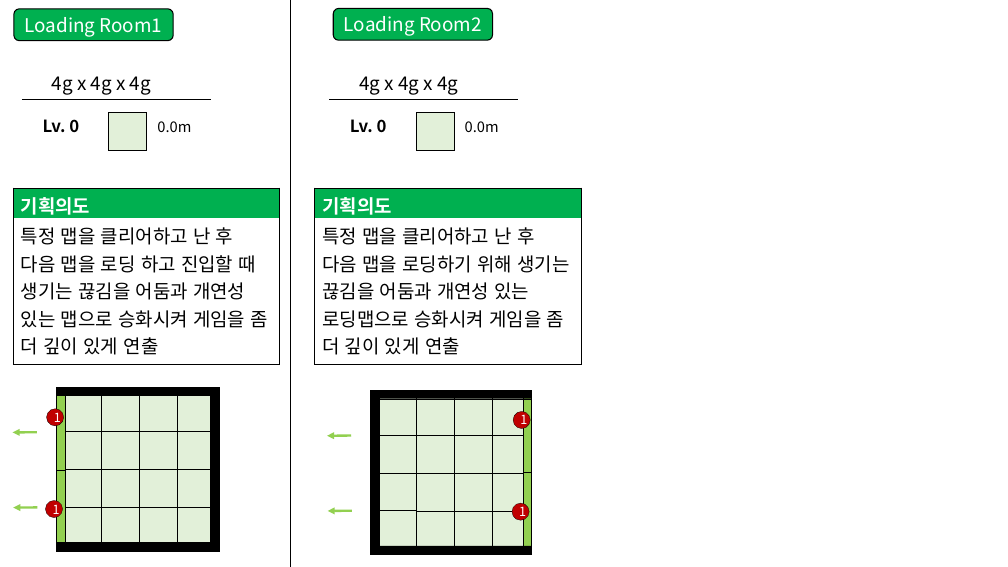
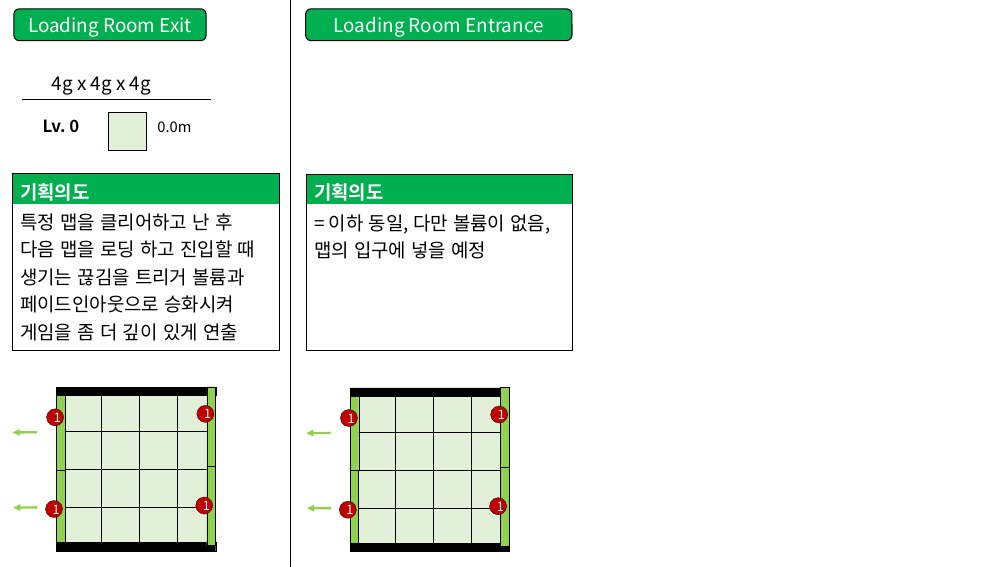
Before and after one commit to GGMGangsterHamster/GangsterHamster, a slide deck: slide 1 of Documents/Aphelios_LevelDesign.pptx. Drawn at 1008x567 pixels with LibreOffice and Linux fonts; fonts in the diff are those of the drawing. Boxes give left, top, right and bottom in pixels: in the first picture for what was removed or moved away, otherwise in the second. Text is boxed around its words. In the diff, an @@ line names an element or a change of style, - is before the commit and + after.

Commit message:
LevelDesign 업데이트(로딩룸), 튜토리얼 이미지 업로드

```diff
--- a/Documents/Aphelios_LevelDesign.pptx
+++ b/Documents/Aphelios_LevelDesign.pptx
@@ rounded rectangle "Loading Room Exit": place and size @@
-rounded rectangle "Loading Room Exit" at [14, 9, 173, 41]
+rounded rectangle "Loading Room Exit" at [14, 9, 206, 41]
@@ text in rounded rectangle at [28, 17, 192, 37]: text changed @@
-Loading Room1
+Loading Room Exit
@@ rounded rectangle "Loading Room Entrance": place and size @@
-rounded rectangle "Loading Room Entrance" at [333, 8, 493, 40]
+rounded rectangle "Loading Room Entrance" at [306, 9, 572, 41]
@@ text in rounded rectangle at [334, 17, 543, 37]: text changed @@
-Loading Room2
+Loading Room Entrance
@@ group removed at [329, 76, 518, 150]: 3 texts, 1 line, 1 rectangle @@
-0.0m
-Lv. 0
-4g x 4g x 4g
@@ table at [13, 174, 279, 371] @@
-row 2, column 1: 특정 맵을 클리어하고 난 후 다음 맵을 로딩 하고 진입할 때 생기는 끊김을 어둠과 개연성 있는 맵으로 승화시켜 게임을 좀 더 깊이 있게 연출
+row 2, column 1: 특정 맵을 클리어하고 난 후 다음 맵을 로딩 하고 진입할 때 생기는 끊김을 트리거 볼륨과 페이드인아웃으로 승화시켜 게임을 좀 더 깊이 있게 연출
@@ table: place and size @@
-table at [14, 188, 280, 364]
+table at [13, 174, 279, 371]
@@ table added at [306, 174, 572, 350], 2 rows, 1 columns @@
+기획의도
+= 이하 동일, 다만 볼륨이 없음, 맵의 입구에 넣을 예정
@@ table removed at [315, 188, 581, 364], 2 rows, 1 columns @@
-기획의도
-특정 맵을 클리어하고 난 후 다음 맵을 로딩하기 위해 생기는 끊김을 어둠과 개연성 있는 로딩맵으로 승화시켜 게임을 좀 더 깊이 있게 연출
@@ rectangle removed at [210, 387, 219, 551] @@
@@ rectangle: place and size @@
-rectangle at [492, 397, 530, 435]
+rectangle at [358, 395, 395, 433]
@@ rectangle removed at [371, 390, 379, 554] @@
@@ rectangle: place and size @@
-rectangle at [492, 435, 530, 473]
+rectangle at [358, 433, 395, 470]
@@ 5 rectangles: place and size @@
-5 rectangles at [378, 397, 454, 549]
+5 rectangles at [395, 395, 471, 547]
@@ 3 rectangles: place and size @@
-3 rectangles at [454, 397, 492, 549]
+3 rectangles at [472, 395, 510, 547]
@@ rectangle: place and size @@
-rectangle at [492, 473, 530, 511]
+rectangle at [358, 470, 395, 508]
@@ 3 rectangles: place and size @@
-3 rectangles at [378, 436, 454, 511]
+3 rectangles at [395, 433, 471, 508]
@@ rectangle: place and size @@
-rectangle at [454, 473, 492, 511]
+rectangle at [472, 470, 510, 508]
@@ 3 rectangles, 2 ellipses, 2 arrows: place and size @@
-3 rectangles, 2 ellipses, 2 arrows at [327, 391, 532, 552]
+3 rectangles, 2 ellipses, 2 arrows at [306, 387, 510, 546]
@@ group added at [196, 387, 216, 545]: 2 rectangles, 2 ellipses @@
+1
+1
@@ group added at [340, 391, 358, 550]: 2 rectangles, 2 ellipses @@
+1
+1
@@ rectangle: place and size @@
-rectangle at [492, 511, 530, 549]
+rectangle at [358, 508, 395, 546]
@@ rectangle: place and size @@
-rectangle at [371, 546, 531, 554]
+rectangle at [350, 544, 510, 552]
```
Also in this commit, not shown: 1 other slide changed, 3 other files.
